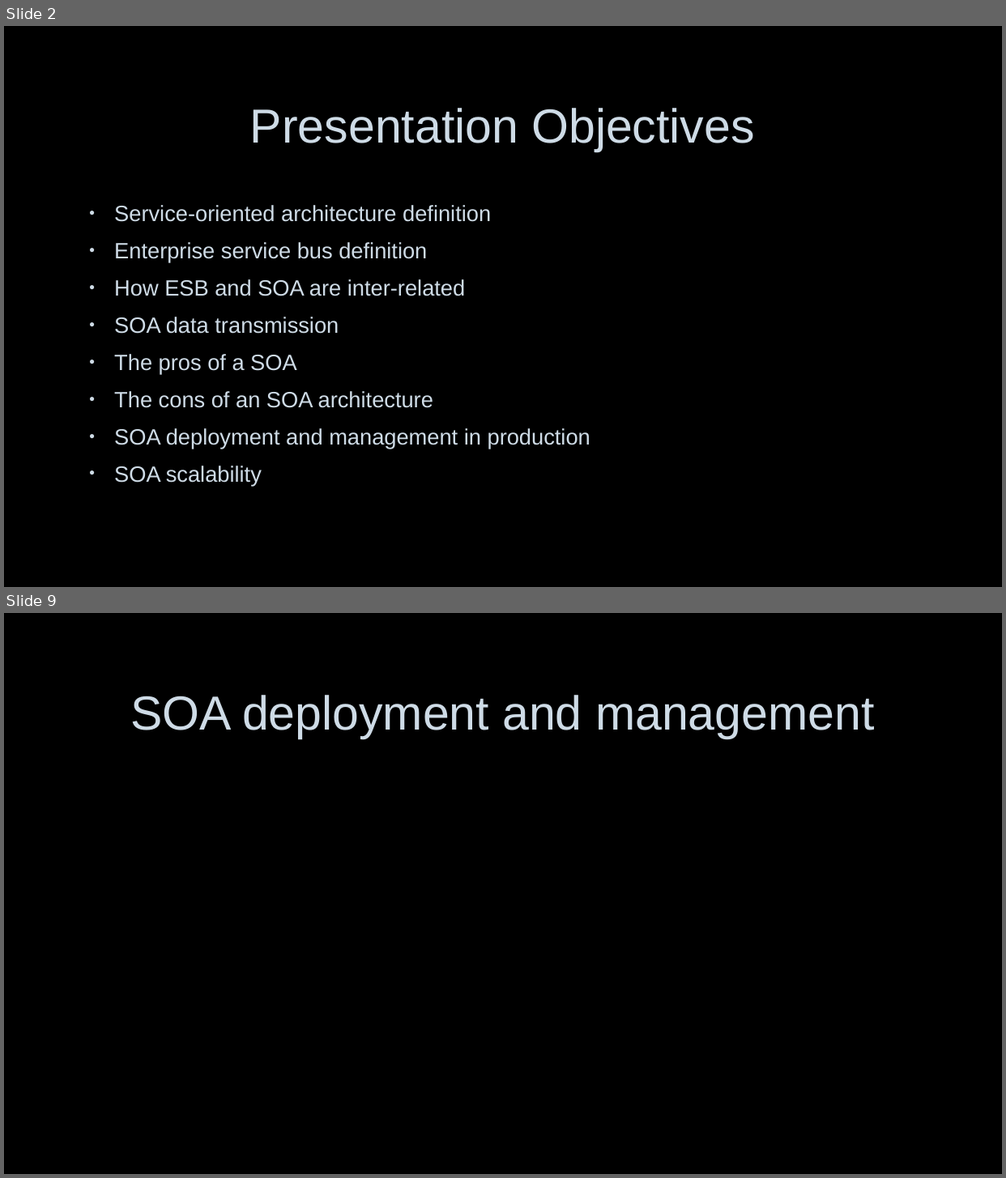
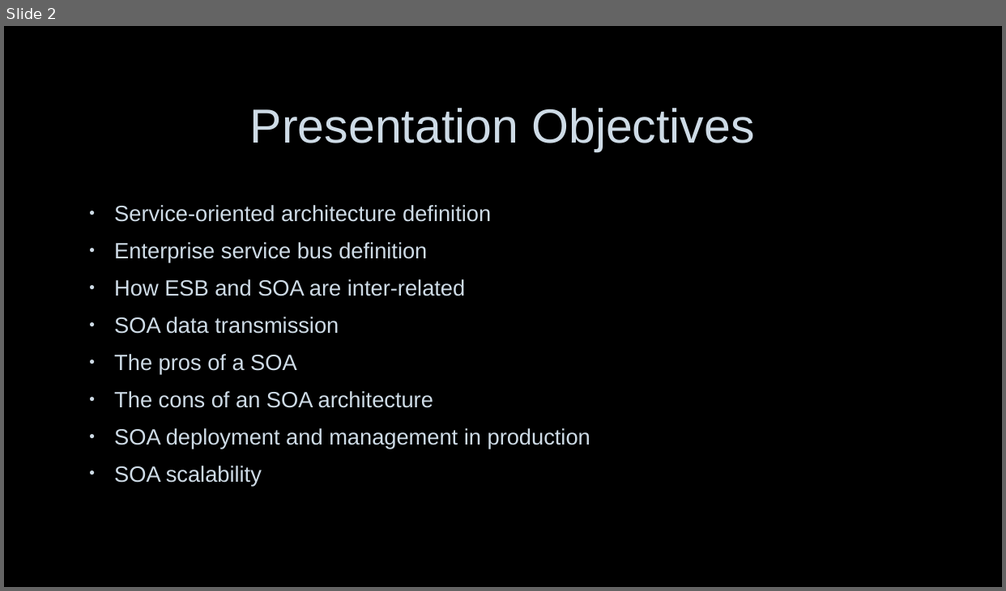
Before and after one commit to nerdommicro/WEB-420, a slide deck: week7-and-group_project/nesbitt-week7.pptx. Shown one above the other, each under a label of ours: slides 2 and 9 before the commit, slide 2 after it; the slides between them are not shown. The pictures are 1006x1178 and 1006x591 pixels, drawn with LibreOffice and Linux fonts; fonts in the diff are those of the drawing; background and template pictures are left out. Boxes give left, top, right and bottom in pixels: in the first picture for what was removed or moved away, otherwise in the second. Text is boxed around its words. In the diff, an @@ line names an element or a change of style, - is before the commit and + after.

```diff
--- a/week7-and-group_project/nesbitt-week7.pptx
+++ b/week7-and-group_project/nesbitt-week7.pptx
@@ slide 9 removed at (4,613,1002,1174), background picture (left out) @@
@@ title removed at (130,695,874,739) @@
-SOA deployment and management
```
Also in this commit, not shown: 7 slides changed, 1 other slide removed, 1 other file.
